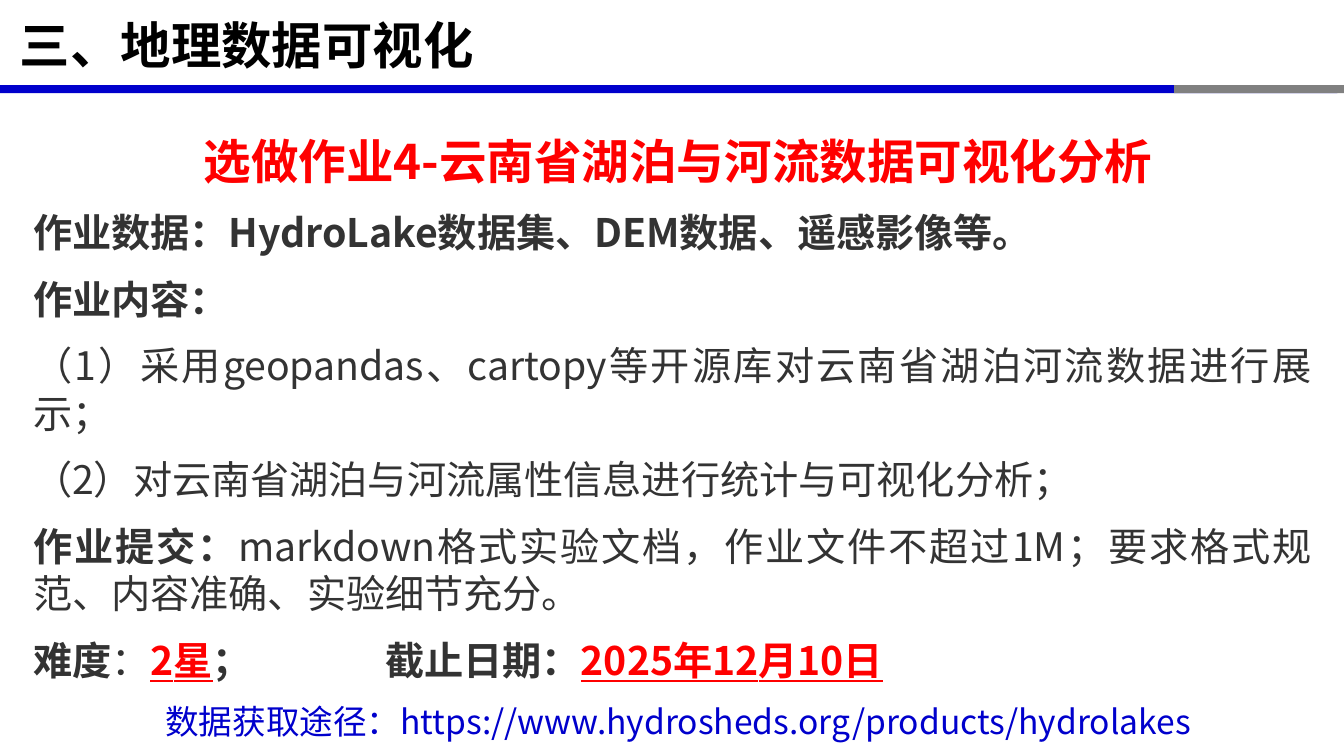
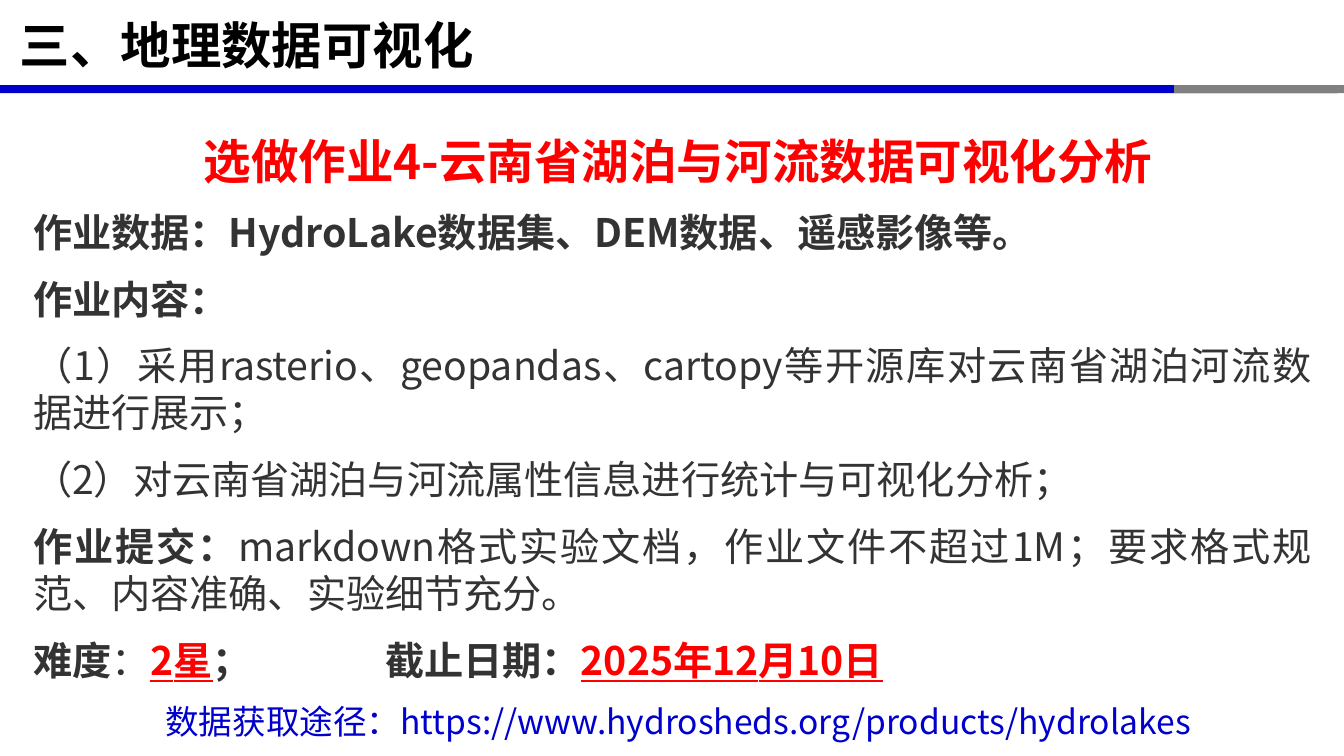
Before and after one commit to xinluo2018/open-source-gis-course, a slide deck: slide 34 of 第6章-GIS数据处理高级开源库-10课时/第6章-GIS数据处理高级开源库.pptx. Drawn at 1344x756 pixels with LibreOffice and Linux fonts; fonts in the diff are those of the drawing. Boxes give left, top, right and bottom in pixels: in the first picture for what was removed or moved away, otherwise in the second. Text is boxed around its words. In the diff, an @@ line names an element or a change of style, - is before the commit and + after.

```diff
--- a/第6章-GIS数据处理高级开源库-10课时/第6章-GIS数据处理高级开源库.pptx
+++ b/第6章-GIS数据处理高级开源库-10课时/第6章-GIS数据处理高级开源库.pptx
@@ text at (33, 346, 1311, 390): text changed @@
-（1）采用geopandas、cartopy等开源库对云南省湖泊河流数据进行展示；
+（1）采用rasterio、geopandas、cartopy等开源库对云南省湖泊河流数据进行展示；
```
Also in this commit, not shown: 13 other files.
